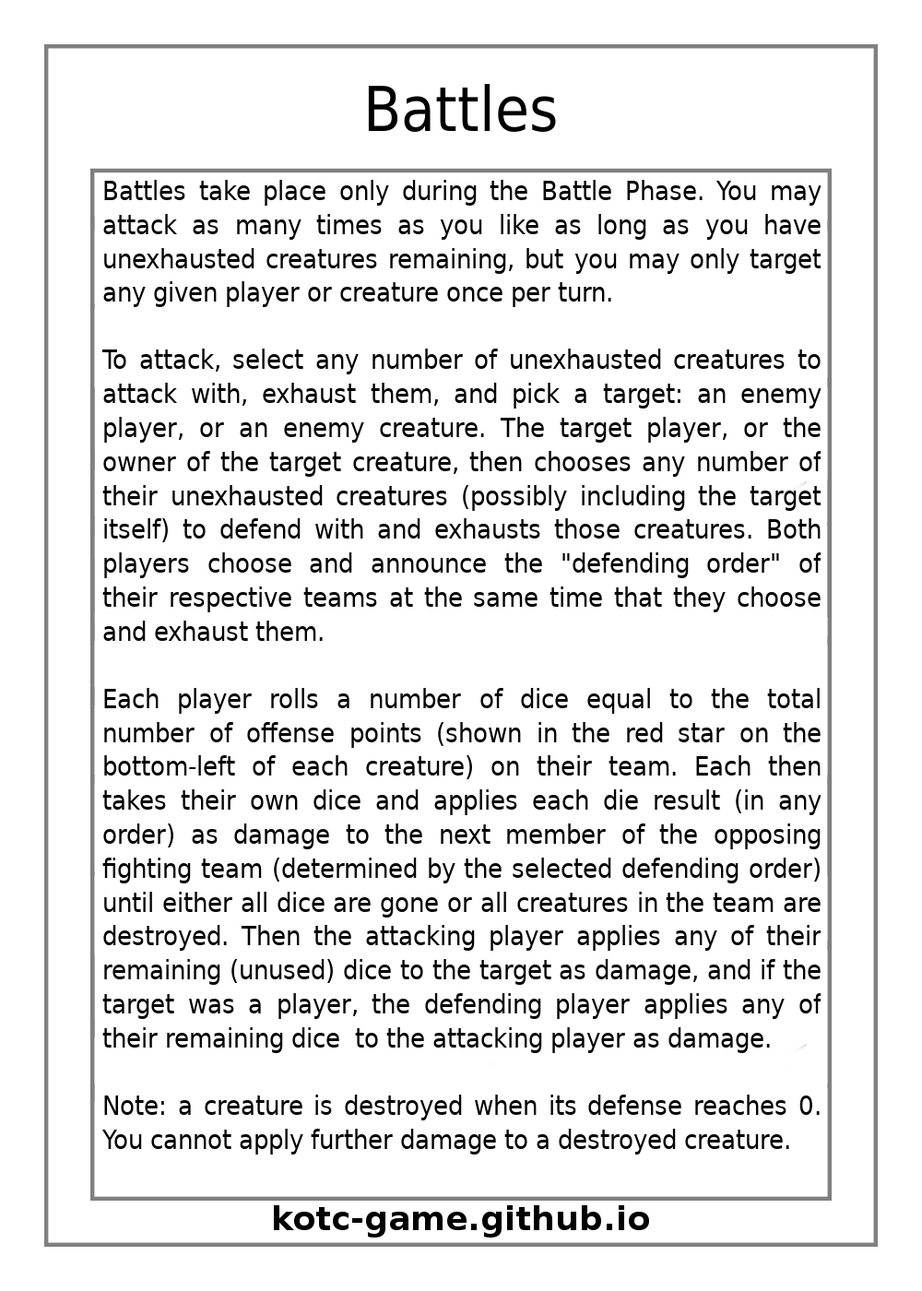
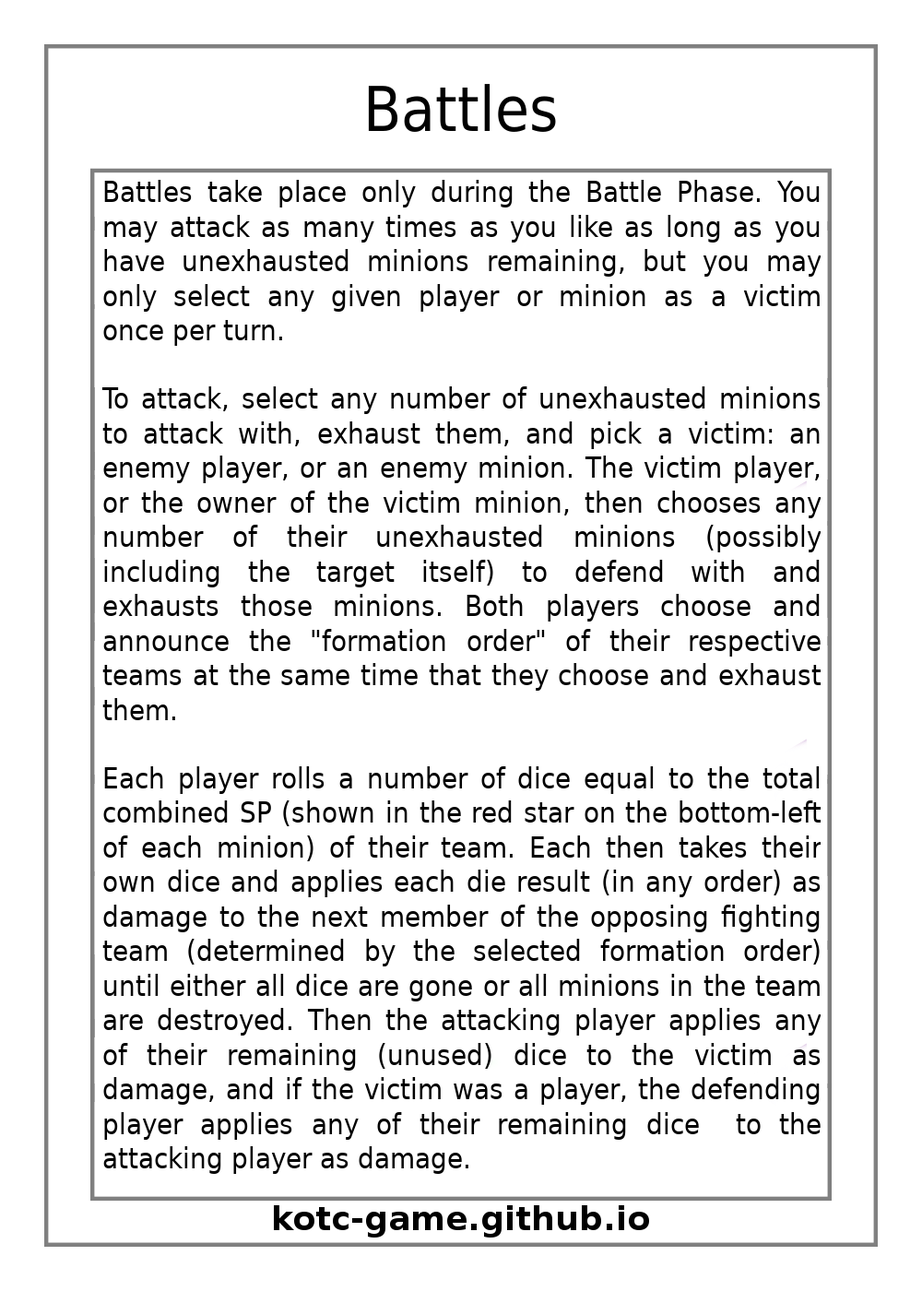
Layer changes from the first 922×1291 image to the second:
painted on "Effect Text" over bbox(101, 179, 822, 1175)
